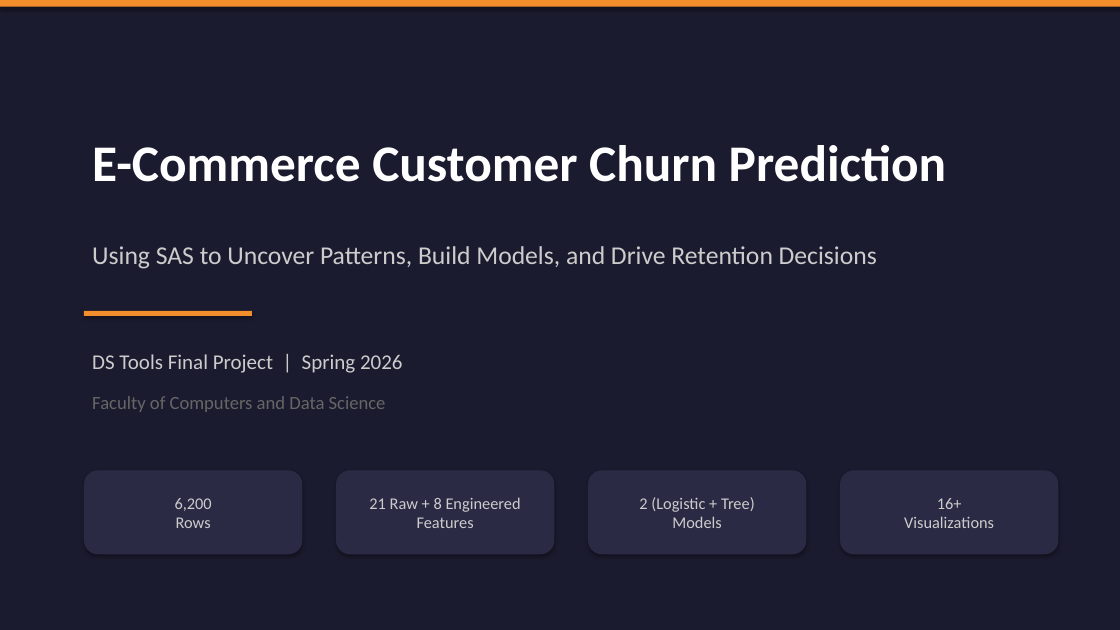
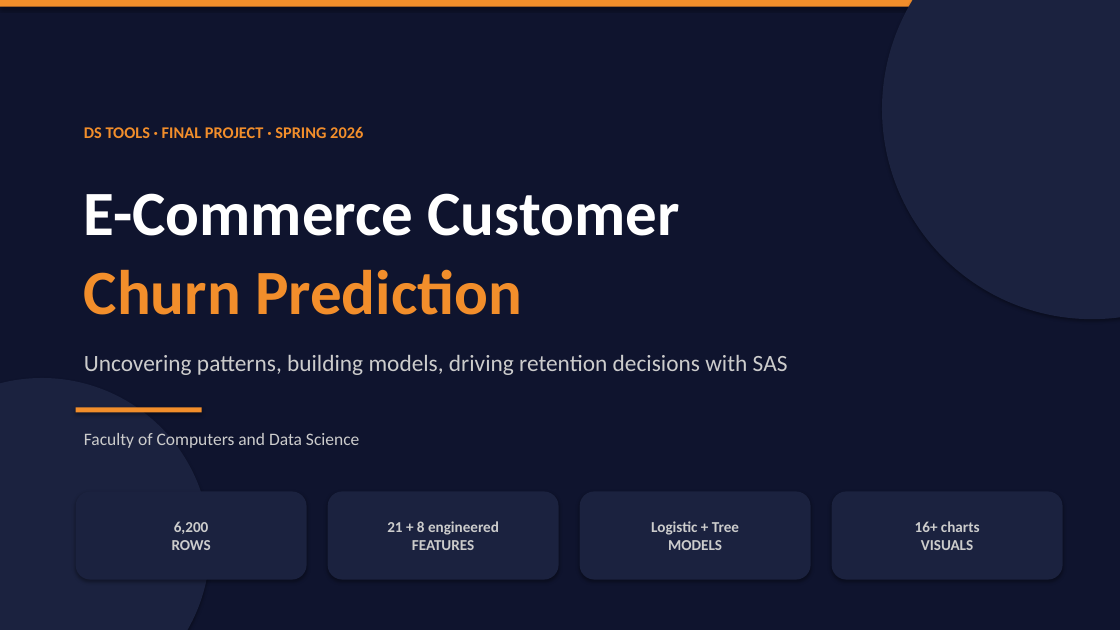
Before and after one commit to ZeyadZaher03/dstools, a slide deck: slide 1 of Churn_Prediction_Presentation.pptx. Drawn at 1120x630 pixels with LibreOffice and Linux fonts; fonts in the diff are those of the drawing. Boxes give left, top, right and bottom in pixels: in the first picture for what was removed or moved away, otherwise in the second. Text is boxed around its words. In the diff, an @@ line names an element or a change of style, - is before the commit and + after.

```diff
--- a/Churn_Prediction_Presentation.pptx
+++ b/Churn_Prediction_Presentation.pptx
@@ background #1B1B2F to #0F142E @@
@@ ellipse added at (x1=882, y1=0, x2=1120, y2=319), fill #1B223F @@
@@ text at (x1=84, y1=127, x2=363, y2=138): text changed; size 18 to 14 pt; text colour #CCCCCC to #F28E2B; bold on @@
-DS Tools Final Project | Spring 2026
+DS TOOLS · FINAL PROJECT · SPRING 2026
@@ text at (x1=84, y1=193, x2=680, y2=236): text changed; size 44 to 54 pt @@
-E-Commerce Customer Churn Prediction
+E-Commerce Customer
@@ text added at (x1=84, y1=269, x2=522, y2=315), 54 pt, text #F28E2B, bold @@
+Churn Prediction
@@ text removed at (x1=92, y1=246, x2=877, y2=269) @@
-Using SAS to Uncover Patterns, Build Models, and Drive Retention Decisions
@@ text added at (x1=84, y1=355, x2=788, y2=375), 20 pt, text #CCCCCC @@
+Uncovering patterns, building models, driving retention decisions with SAS
@@ ellipse added at (x1=0, y1=378, x2=210, y2=630), fill #1B223F @@
@@ rectangle resized from (x1=84, y1=311, x2=252, y2=316) to (x1=76, y1=408, x2=202, y2=413) @@
@@ text "Faculty of Computers and Data ..." moved from (x1=92, y1=396, x2=386, y2=412) to (x1=84, y1=433, x2=359, y2=448) @@
@@ text "Faculty of Computers and Data ..." at (x1=84, y1=433, x2=359, y2=448): size 16 to 15 pt, text colour #666666 to #CCCCCC @@
@@ rounded rectangle "6,200 ROWS" resized from (x1=84, y1=471, x2=302, y2=555) to (x1=76, y1=492, x2=307, y2=580) @@
@@ rounded rectangle "21 + 8 engineered FEATURES" resized from (x1=336, y1=471, x2=555, y2=555) to (x1=328, y1=492, x2=559, y2=580) @@
@@ rounded rectangle "Logistic + Tree MODELS" resized from (x1=588, y1=471, x2=807, y2=555) to (x1=580, y1=492, x2=811, y2=580) @@
@@ fill #2A2A45 to #1B223F in 4 elements at (x1=76, y1=492, x2=307, y2=580), (x1=328, y1=492, x2=559, y2=580), (x1=580, y1=492, x2=811, y2=580), (x1=832, y1=492, x2=1063, y2=580) @@
@@ rounded rectangle "16+ charts VISUALS" resized from (x1=840, y1=471, x2=1059, y2=555) to (x1=832, y1=492, x2=1063, y2=580) @@
@@ text in rounded rectangle at (x1=172, y1=521, x2=211, y2=550): text changed; size 14 to 13 pt; bold on @@
-6,200
-Rows
+6,200
+ROWS
@@ text in rounded rectangle at (x1=387, y1=521, x2=499, y2=550): text changed; size 14 to 13 pt; bold on @@
-21 Raw + 8 Engineered
-Features
+21 + 8 engineered
+FEATURES
@@ text in rounded rectangle at (x1=651, y1=521, x2=739, y2=550): text changed; size 14 to 13 pt; bold on @@
-2 (Logistic + Tree)
-Models
+Logistic + Tree
+MODELS
@@ text in rounded rectangle at (x1=915, y1=521, x2=980, y2=550): text changed; size 14 to 13 pt; bold on @@
-16+
-Visualizations
+16+ charts
+VISUALS
```
Also in this commit, not shown: 12 other slides changed, 1 slide added, 6 other files.
